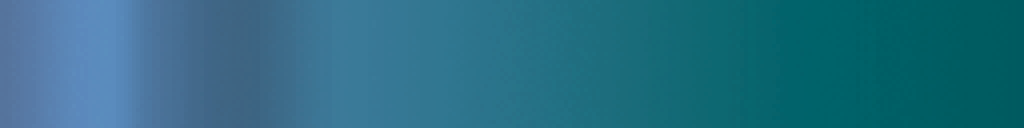
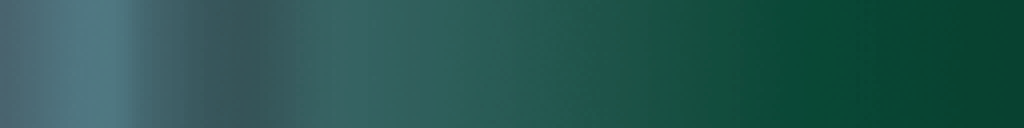
Layered file, before and after one edit (1024x128). Changes by layer:
added layer "take_1 copy" (42%) above "take_2" over left=0, top=0, right=1024, bottom=128
added layer "take_2" above "take_1" over left=0, top=0, right=1024, bottom=128
renamed "Background copy" to "take_1", hid it over left=0, top=0, right=1024, bottom=128
